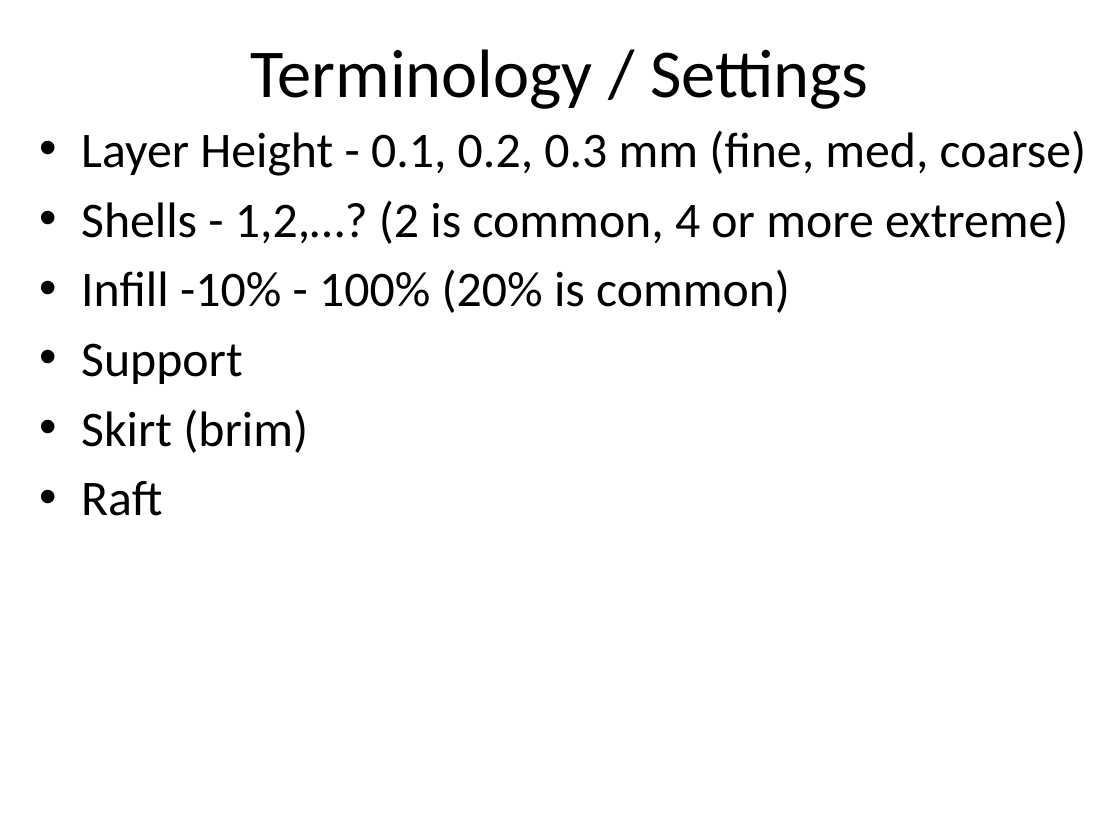
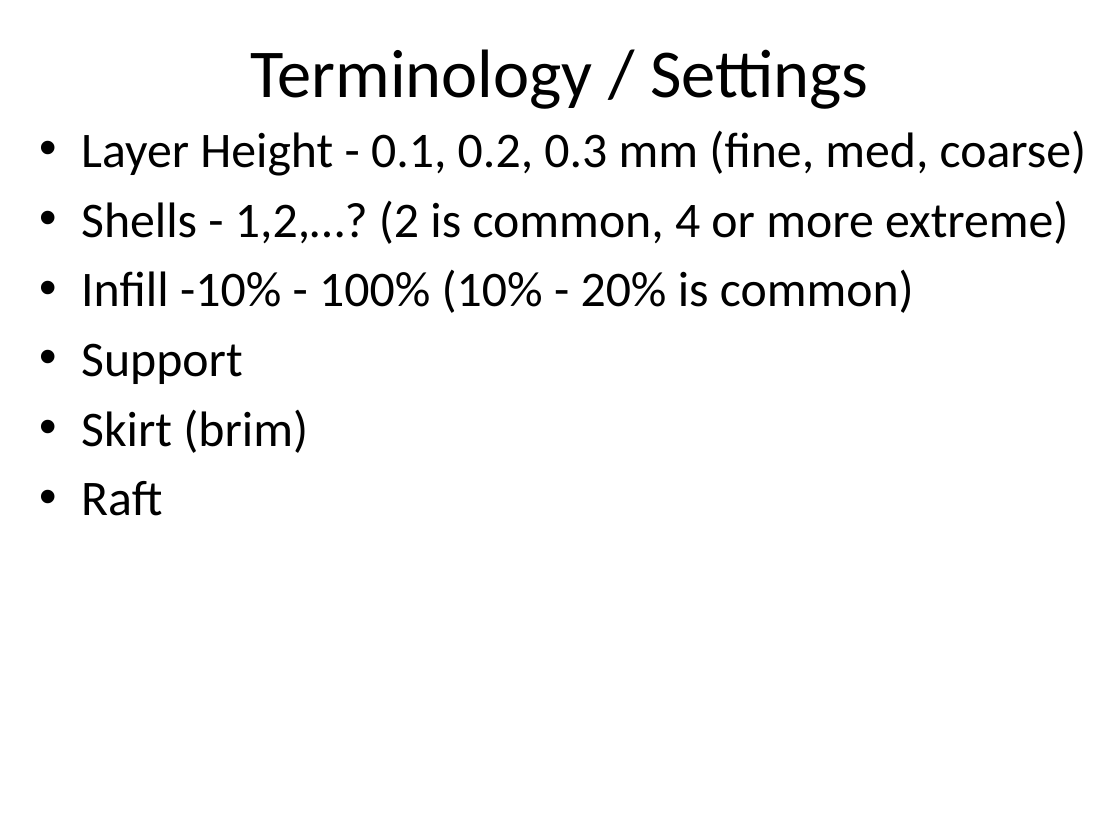
Before and after one commit to dykebert/GDI_3D_Printing_Intro, a slide deck: slide 21 of Introduction to 3D Printing.pptx (slide 19 before the commit). Drawn at 1120x840 pixels with LibreOffice and Linux fonts; fonts in the diff are those of the drawing. Boxes give left, top, right and bottom in pixels: in the first picture for what was removed or moved away, otherwise in the second. Text is boxed around its words. In the diff, an @@ line names an element or a change of style, - is before the commit and + after.

Commit message:
More slides

```diff
--- a/Introduction to 3D Printing.pptx
+++ b/Introduction to 3D Printing.pptx
@@ text at [81, 269, 914, 313]: text changed @@
-• Infill -10% - 100% (20% is common)
+• Infill -10% - 100% (10% - 20% is common)
```
Also in this commit, not shown: 1 other slide changed, 2 slides added.
